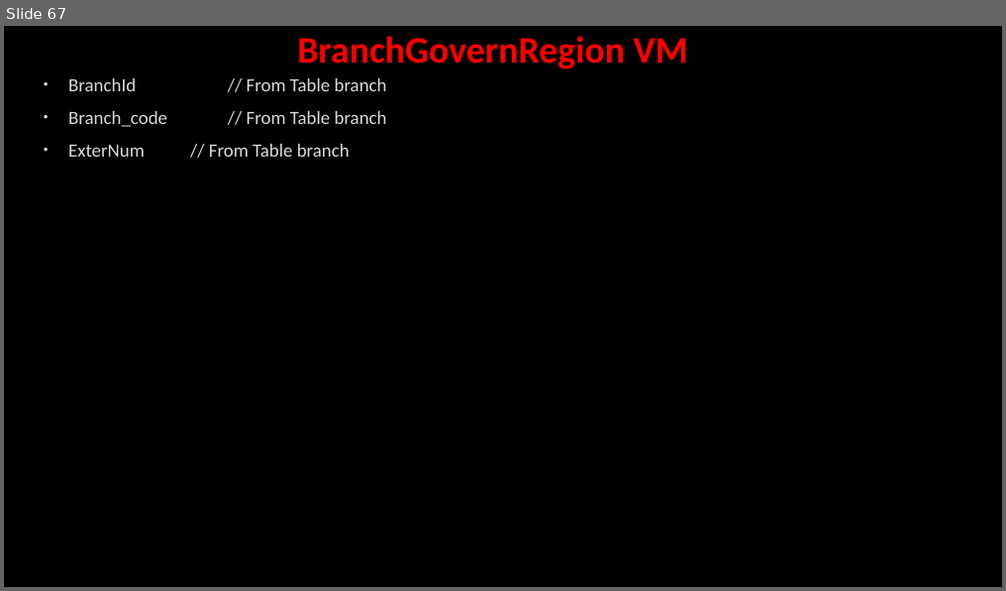
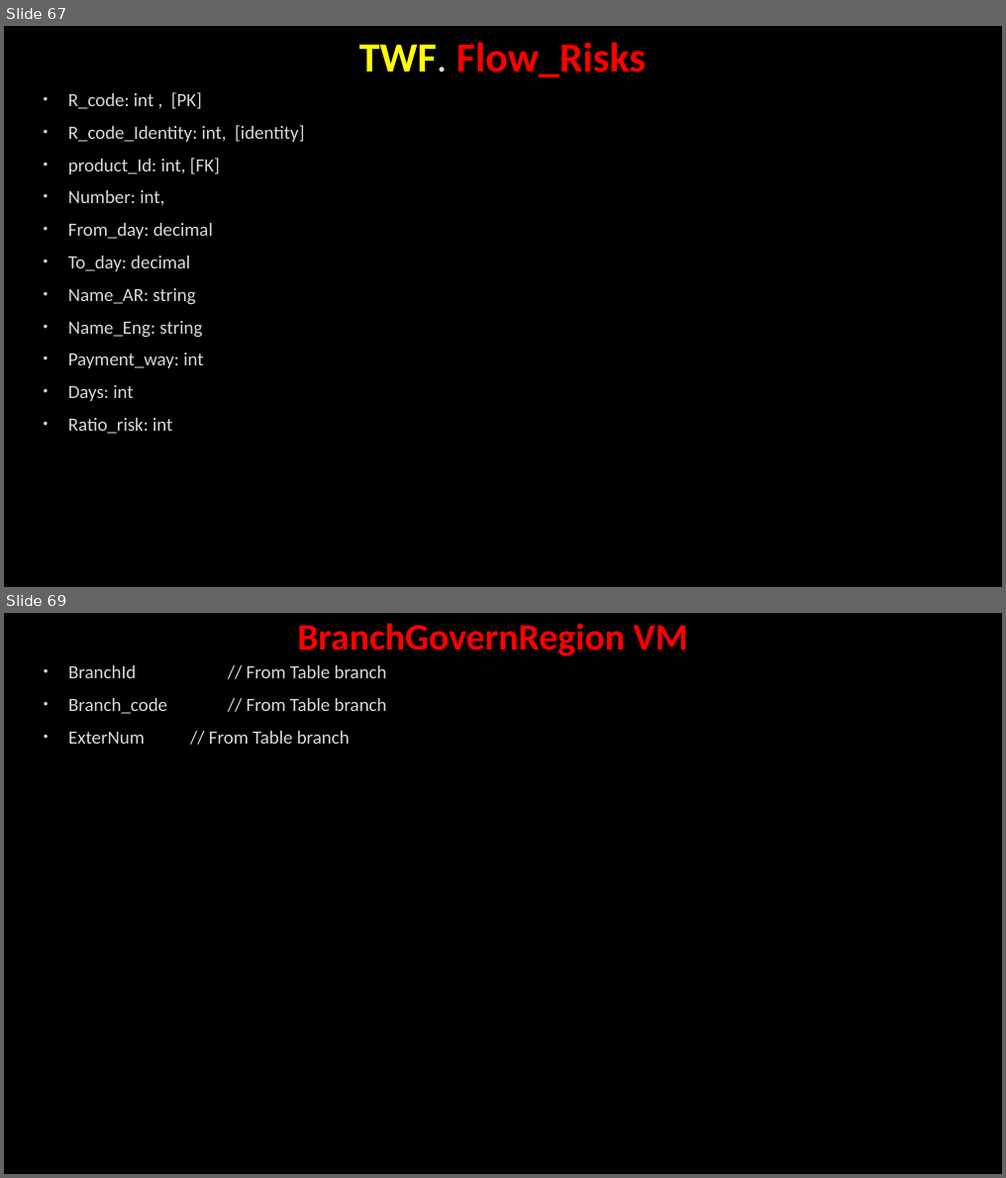
Before and after one commit to AhmedMohamedSamir1/Summary, a slide deck: Dot Net/Business.pptx. Shown one above the other, each under a label of ours: slide 67 before the commit, slides 67 and 69 after it; the slides between them are not shown. The pictures are 1006x591 and 1006x1178 pixels, drawn with LibreOffice and Linux fonts; fonts in the diff are those of the drawing; background and template pictures are left out. Boxes give left, top, right and bottom in pixels: in the first picture for what was removed or moved away, otherwise in the second. Text is boxed around its words. In the diff, an @@ line names an element or a change of style, - is before the commit and + after.

```diff
--- a/Dot Net/Business.pptx
+++ b/Dot Net/Business.pptx
@@ slide 67 added at <box>4,26,1002,587</box>, background picture (left out) @@
@@ title added at <box>359,42,646,77</box>, 40 pt, text #FF0000, bold @@
+TWF. Flow_Risks
@@ text added at <box>68,92,304,434</box>, 18 pt, text #DADADA @@
+• R_code: int , [PK]
+• R_code_Identity: int, [identity]
+• product_Id: int, [FK]
+• Number: int,
+• From_day: decimal
+• To_day: decimal
+• Name_AR: string
+• Name_Eng: string
+• Payment_way: int
+• Days: int
+• Ratio_risk: int
@@ what was slide 67 is now slide 69 @@
```
Also in this commit, not shown: 6 slides changed, 2 other slides added, 2 other files.
